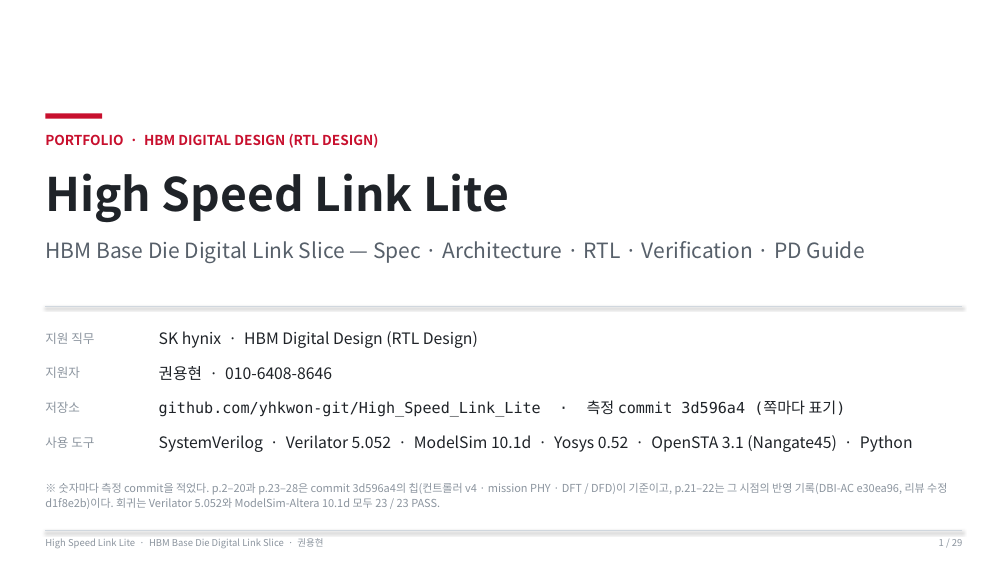
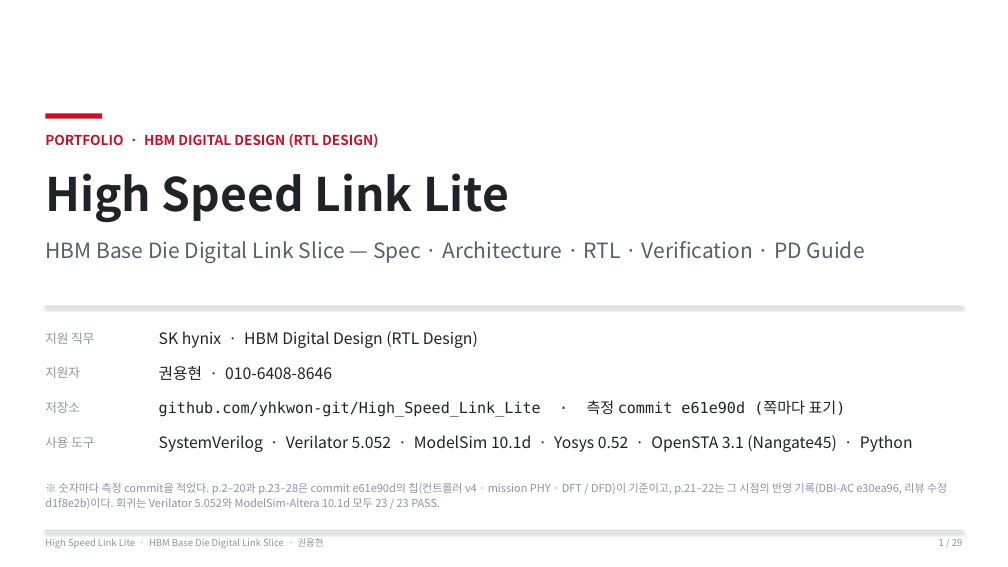
Before and after one commit to yhkwon-git/High_Speed_Link_Lite, a slide deck: slide 1 of portfolio-deck/HighSpeedLinkLite_Portfolio.pptx. Drawn at 1008x567 pixels with LibreOffice and Linux fonts; fonts in the diff are those of the drawing. Boxes give left, top, right and bottom in pixels: in the first picture for what was removed or moved away, otherwise in the second. Text is boxed around its words. In the diff, an @@ line names an element or a change of style, - is before the commit and + after.

```diff
--- a/portfolio-deck/HighSpeedLinkLite_Portfolio.pptx
+++ b/portfolio-deck/HighSpeedLinkLite_Portfolio.pptx
@@ text at box(159, 400, 846, 417): text changed @@
-github.com/yhkwon-git/High_Speed_Link_Lite · 측정 commit 3d596a4 (쪽마다 표기)
+github.com/yhkwon-git/High_Speed_Link_Lite · 측정 commit e61e90d (쪽마다 표기)
@@ text at box(45, 483, 947, 509): text changed @@
-※ 숫자마다 측정 commit을 적었다. p.2–20과 p.23–28은 commit 3d596a4의 칩(컨트롤러 v4 · mission PHY · DFT / DFD)이 기준이고, p.21–22는 그 시점의 반영 기록(DBI-AC e30ea96, 리뷰 수정 d1f8e2b)이다. 회귀는 Verilator 5.052와 ModelSim-Altera 10.1d 모두 23 / 23 PASS.
+※ 숫자마다 측정 commit을 적었다. p.2–20과 p.23–28은 commit e61e90d의 칩(컨트롤러 v4 · mission PHY · DFT / DFD)이 기준이고, p.21–22는 그 시점의 반영 기록(DBI-AC e30ea96, 리뷰 수정 d1f8e2b)이다. 회귀는 Verilator 5.052와 ModelSim-Altera 10.1d 모두 23 / 23 PASS.
```
Also in this commit, not shown: 21 other slides changed, 2 other files.
